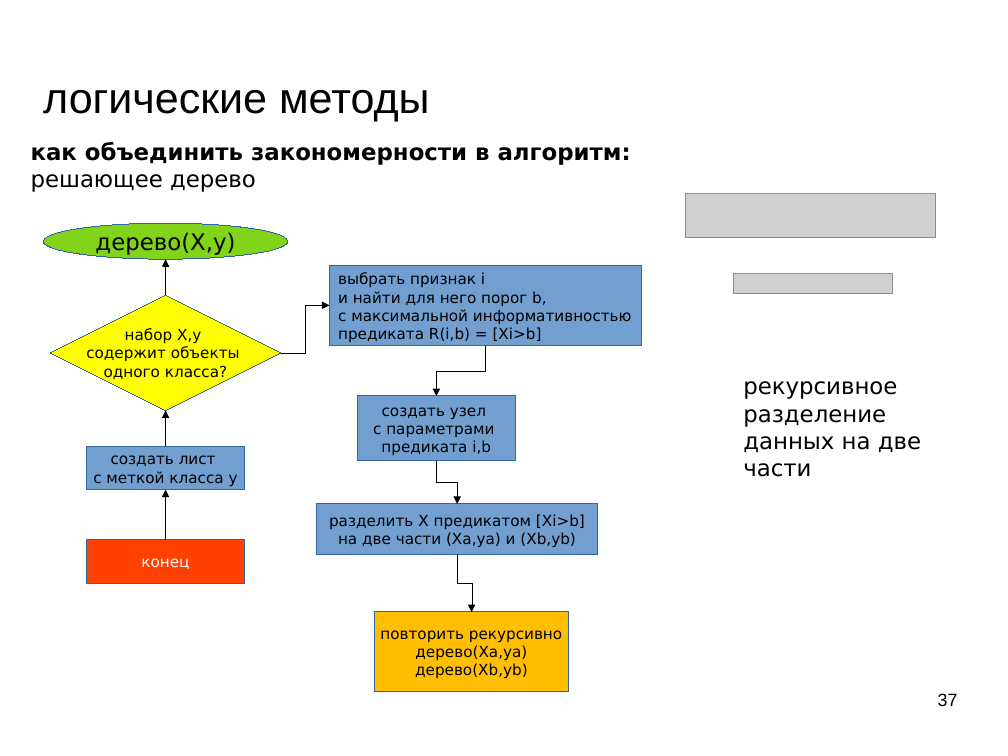
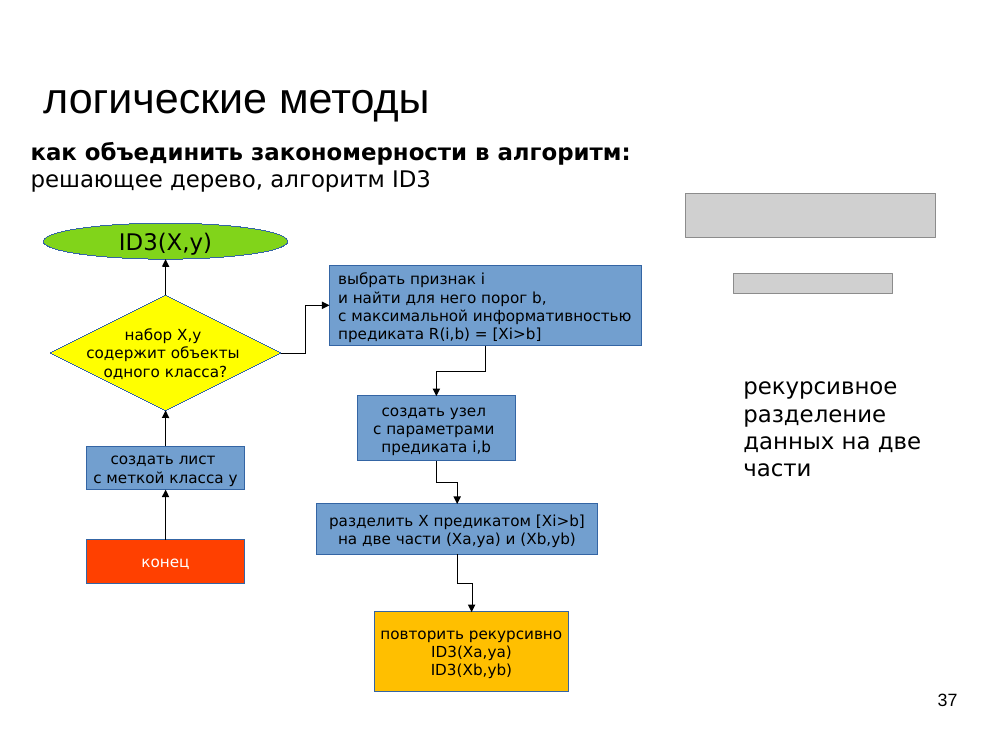
Before and after one commit to mechanoid5/ml_lectorium_legacy, a slide deck: slide 37 of 08-logical.odp. Drawn at 1008x756 pixels with LibreOffice and Linux fonts; fonts in the diff are those of the drawing; grey boxes stand for pictures; background and template pictures are left out. Boxes give left, top, right and bottom in pixels: in the first picture for what was removed or moved away, otherwise in the second. Text is boxed around its words. In the diff, an @@ line names an element or a change of style, - is before the commit and + after.

```diff
--- a/08-logical.odp
+++ b/08-logical.odp
@@ text at [31, 170, 431, 192]: text changed @@
-решающее дерево
+решающее дерево, алгоритм ID3
@@ text in ellipse at [119, 232, 212, 255]: text changed @@
-дерево(X,y)
+ID3(X,y)
@@ text in rectangle at [431, 645, 512, 679]: text changed @@
-дерево(Xa,ya)
-дерево(Xb,yb)
+ID3(Xa,ya)
+ID3(Xb,yb)
```
Also in this commit, not shown: 6 other slides changed, 2 slides added, 1 slide removed, 4 other files.
